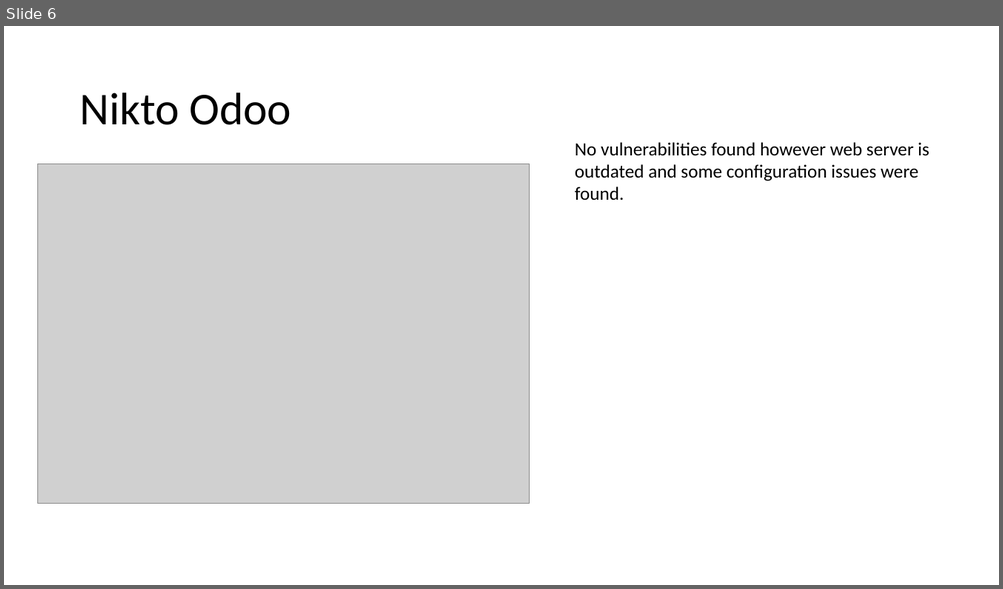
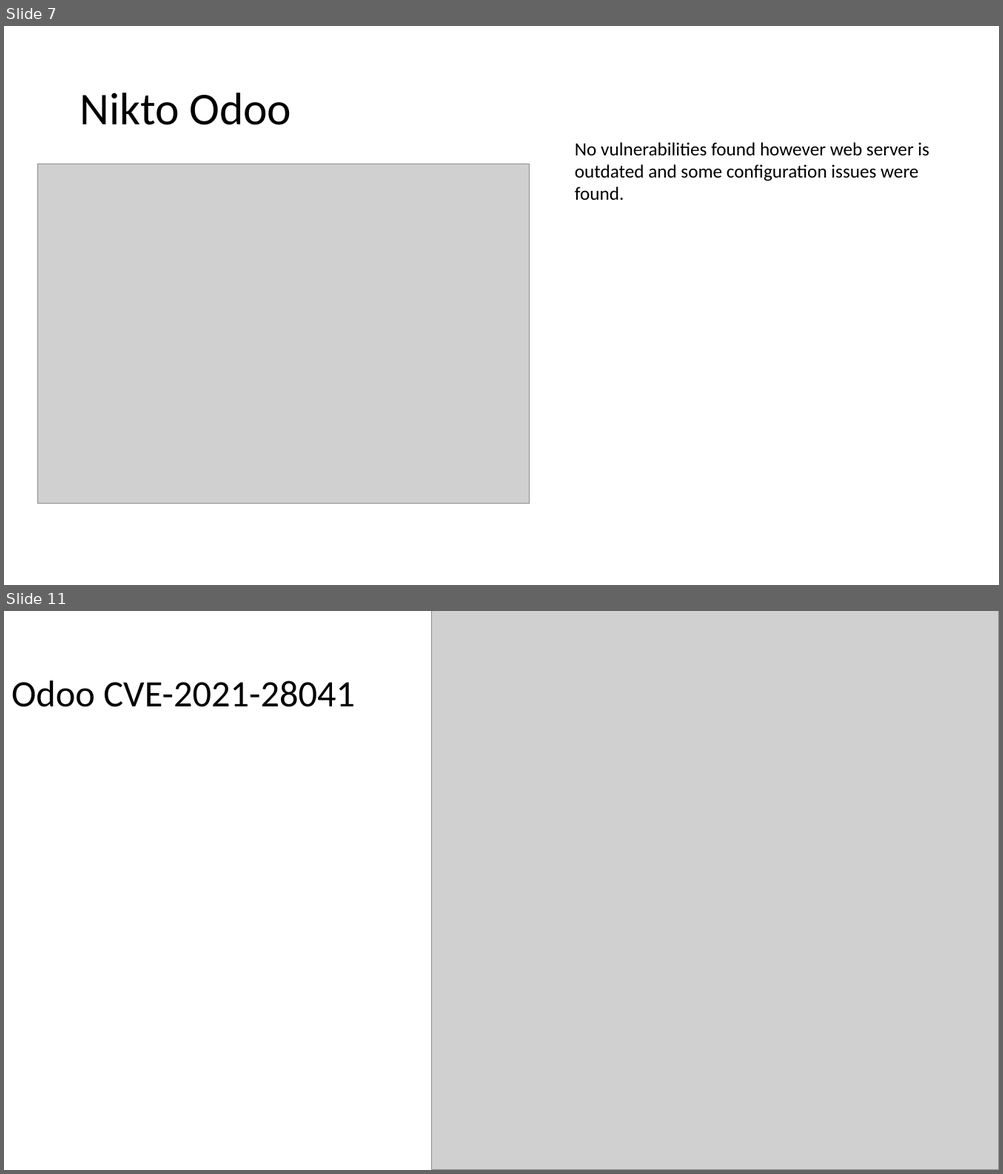
Before and after one commit to CHROME-PLATED-METRO-WOLF/coit11241-Cyber-Threat-Intelligence, a slide deck: evidence.pptx. Shown one above the other, each under a label of ours: slide 6 before the commit, slides 7 and 11 after it; the slides between them are not shown. The pictures are 1003x589 and 1003x1174 pixels, drawn with LibreOffice and Linux fonts; fonts in the diff are those of the drawing; grey boxes stand for pictures. Boxes give left, top, right and bottom in pixels: in the first picture for what was removed or moved away, otherwise in the second. Text is boxed around its words. In the diff, an @@ line names an element or a change of style, - is before the commit and + after.

```diff
--- a/evidence.pptx
+++ b/evidence.pptx
@@ slide 11 added at (x1=4, y1=611, x2=999, y2=1170), background #FFFFFF @@
@@ picture added at (x1=432, y1=611, x2=999, y2=1170) @@
@@ title added at (x1=11, y1=681, x2=355, y2=707), 36 pt, text #000000 @@
+Odoo CVE-2021-28041
@@ what was slide 6 is now slide 7 @@
```
Also in this commit, not shown: 6 other slides added, 2 slides removed, 4 other files.
